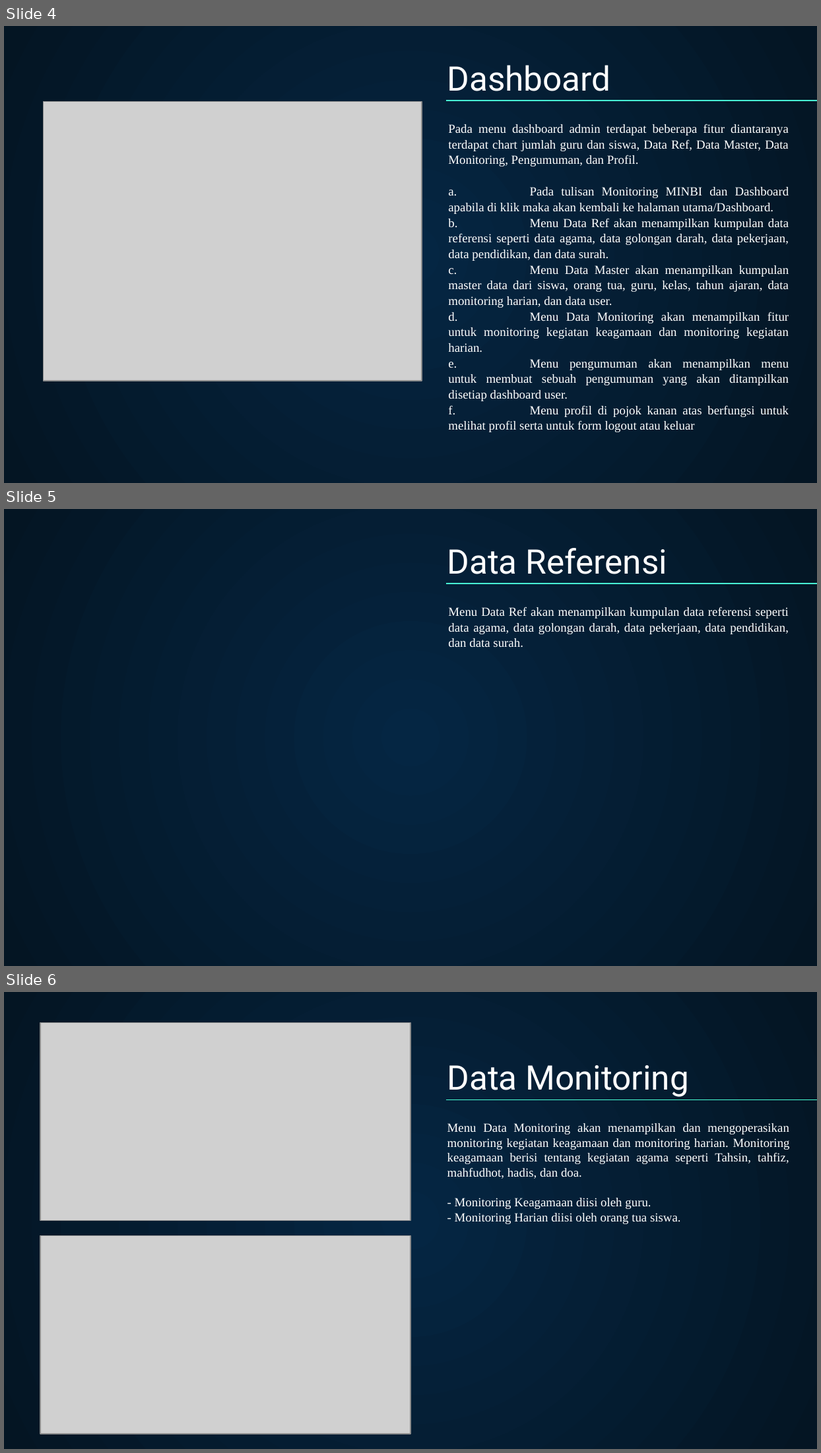
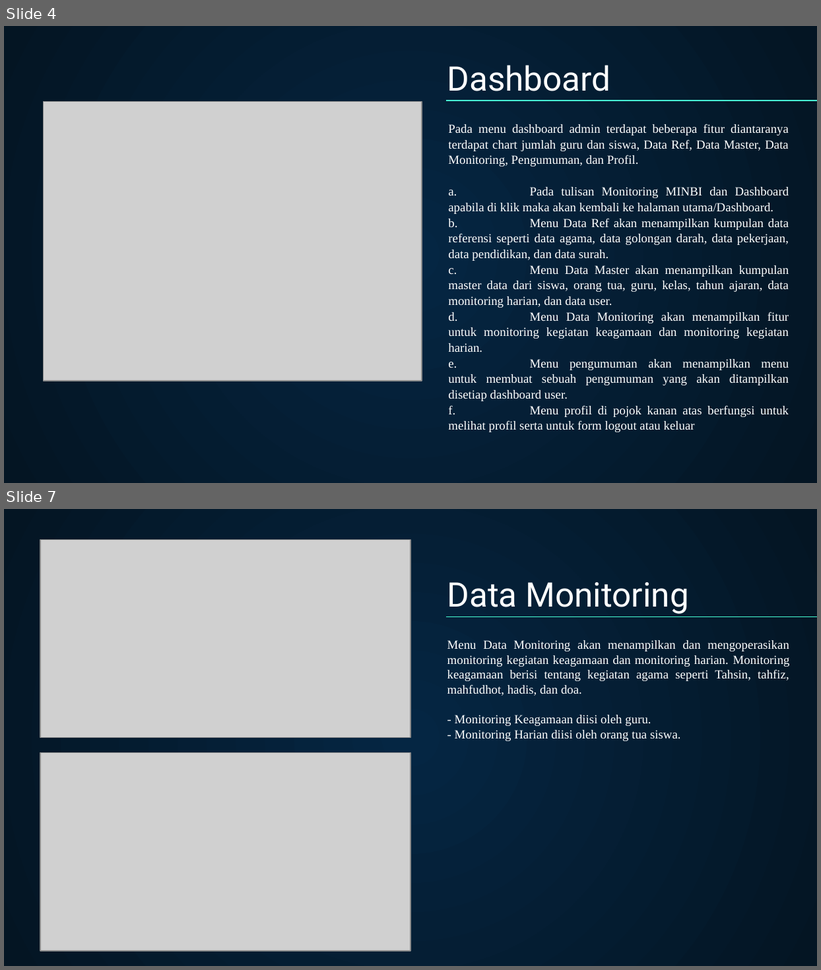
Before and after one commit to faulhaq/app-monitoring, a slide deck: Laporan/PPT/PPT Penggunaan Aplikasi Admin.pptx. Shown one above the other, each under a label of ours: slides 4, 5 and 6 before the commit, slides 4 and 7 after it; the slides between them are not shown. The pictures are 821x1453 and 821x970 pixels, drawn with LibreOffice and Linux fonts; fonts in the diff are those of the drawing; grey boxes stand for pictures. Boxes give left, top, right and bottom in pixels: in the first picture for what was removed or moved away, otherwise in the second. Text is boxed around its words. In the diff, an @@ line names an element or a change of style, - is before the commit and + after.

```diff
--- a/Laporan/PPT/PPT Penggunaan Aplikasi Admin.pptx
+++ b/Laporan/PPT/PPT Penggunaan Aplikasi Admin.pptx
@@ slide 5 removed at (4,509,817,966), background gradient #052643 to #041523 @@
@@ title removed at (448,548,668,574) @@
-Data Referensi
@@ line removed from (446, 584) to (817, 584) @@
@@ subtitle removed at (448,607,789,648) @@
-Menu Data Ref akan menampilkan kumpulan data referensi seperti data agama, data golongan darah, data pekerjaan, data pendidikan, dan data surah.
@@ what was slide 6 is now slide 7 @@
```
Also in this commit, not shown: 5 slides changed, 2 slides added, 15 other slides removed, 12 other files.
